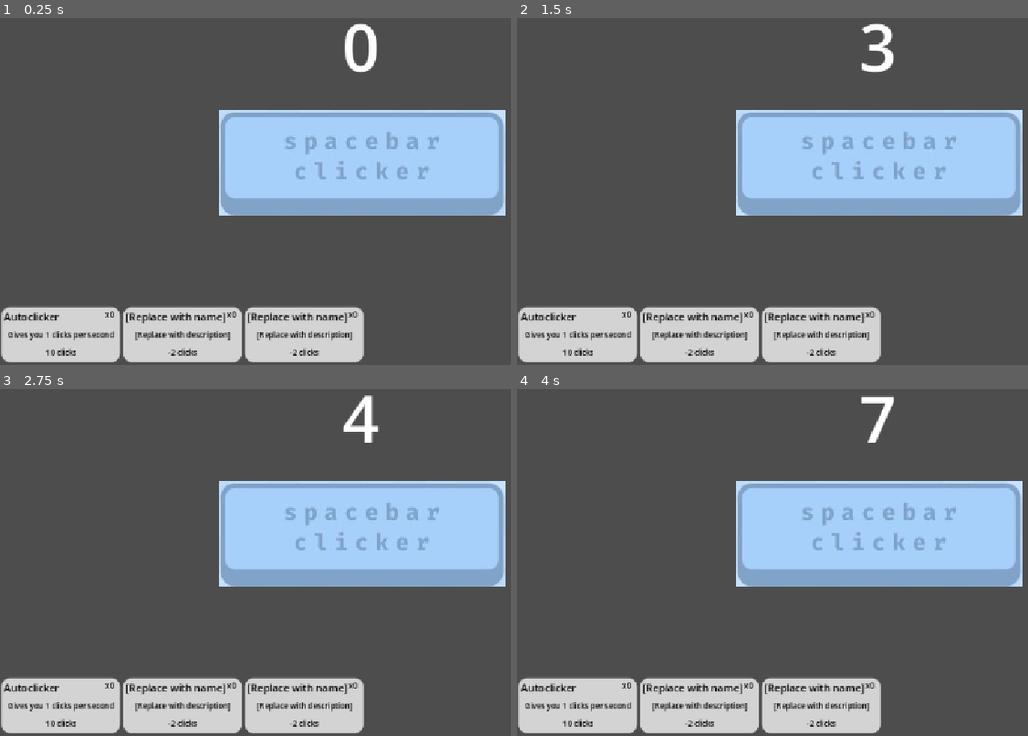
Above: before the commit, frames 1-4 (two rows, left to right).
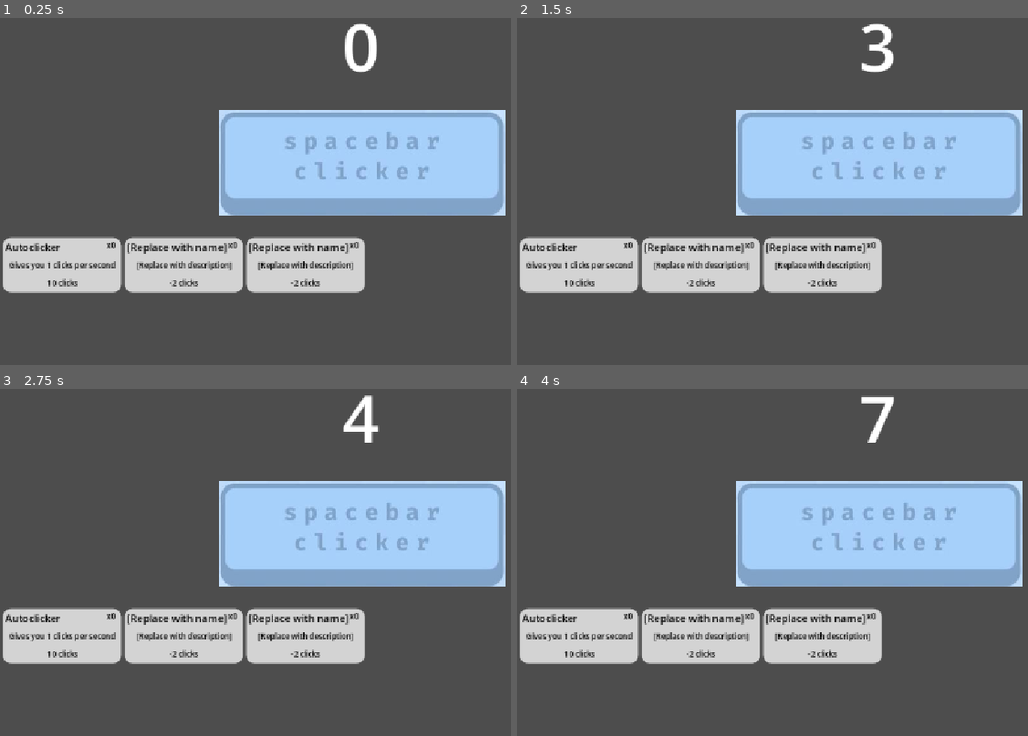
Above: after the commit, the same moments.

Repository: 1fh2gj3hk4jl/Spacebar_Clicker
Game: Godot game, scene res://main_level.tscn
The game is run twice, just before and just after one commit, with the same random seed, the same clock (stepped at 60 frames per second) and the same inputs.
Inputs:
- Up to frame 1 (0.25 s): no input
- Up to frame 2 (1.5 s): tap Enter at 0.5 s; tap Space (spacebar) at 0.6, 1.25, 1.35 s
- Up to frame 3 (2.75 s): tap Enter at 2 s; tap Space (spacebar) at 2.1 s
- Up to frame 4 (4 s): tap Space (spacebar) at 2.75, 2.85, 3.6 s; tap Enter at 3.5 s

The runs differ from the first frame. In frame 1, 21% of the frame differs, in the area x 0-72%, y 62-100%; in frame 2, 21%; in frame 3, 21%; in frame 4, 21%.

Commit message:
main level

Diff:
--- a/main_level.tscn
+++ b/main_level.tscn
@@ -6,6 +6,6 @@
 [node name="main level" type="Node2D" unique_id=1975904978]
 
 [node name="Shop" parent="." unique_id=1021569109 instance=ExtResource("3_bhu08")]
-position = Vector2(96, 600)
+position = Vector2(98, 490)
 
 [node name="Spacebar" parent="." unique_id=1050994008 instance=ExtResource("2_6614m")]
